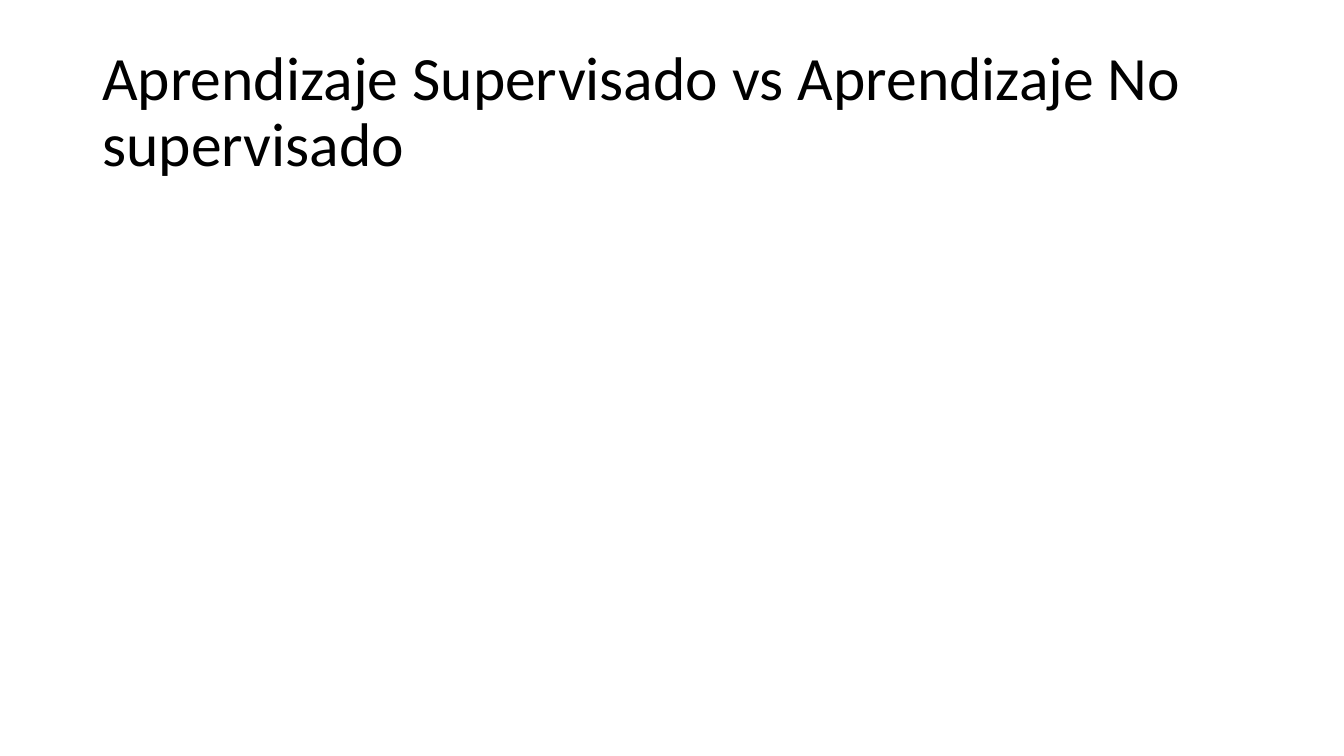
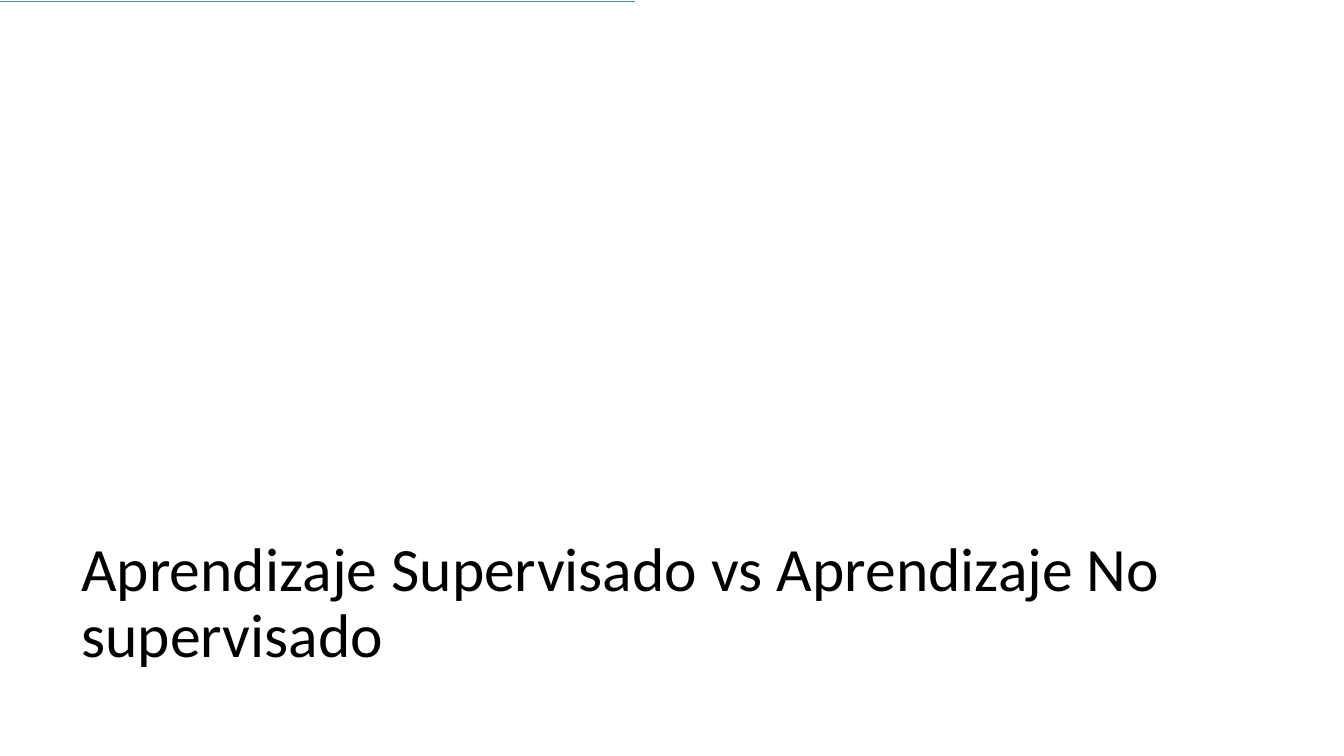
Before and after one commit to G94/CodeHunters_IntroduccionDS_01, a slide deck: slide 8 of Introducción al Análisis de Datos - 01.pptx (slide 7 before the commit). Drawn at 1344x756 pixels with LibreOffice and Linux fonts; fonts in the diff are those of the drawing. Boxes give left, top, right and bottom in pixels: in the first picture for what was removed or moved away, otherwise in the second. Text is boxed around its words. In the diff, an @@ line names an element or a change of style, - is before the commit and + after.

```diff
--- a/Introducción al Análisis de Datos - 01.pptx
+++ b/Introducción al Análisis de Datos - 01.pptx
@@ line added from (0, 2) to (635, 2), #4B7EBC 0.75 pt @@
@@ text "Aprendizaje Supervisado vs Aprendizaje No ...": place and size @@
-text "Aprendizaje Supervisado vs Aprendizaje No ..." at (102, 57, 1180, 176)
+text "Aprendizaje Supervisado vs Aprendizaje No ..." at (81, 548, 1159, 667)
```
Also in this commit, not shown: 9 other slides changed, 8 slides added, 5 slides removed, 1 other file.
